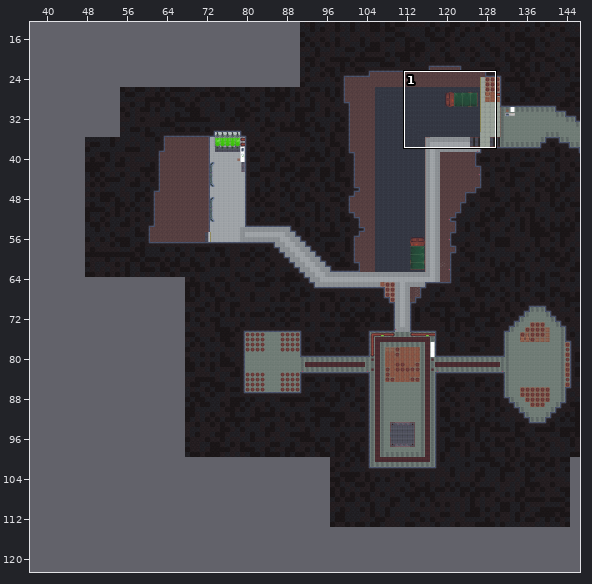
Tiled map: libGDX Workspace/core/assets/tileMaps/Level2/Level2Partial.tmx. The picture above shows the old version from afar; the outline marks the close-up.
Close-up. Before the edit:
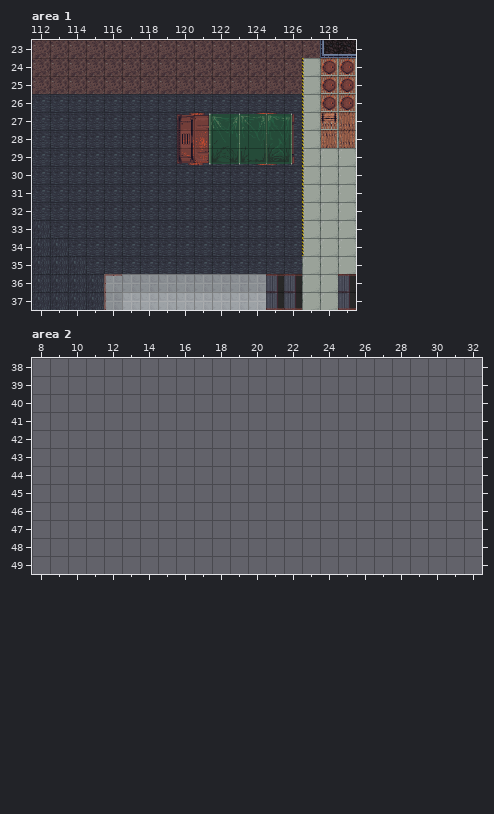
Cells are 32x32 px. Shown: area 1 x 112..129, y 23..37; area 2 x 8..32, y 38..49. The commit also changed other parts of the map, which this record leaves out.
The result:
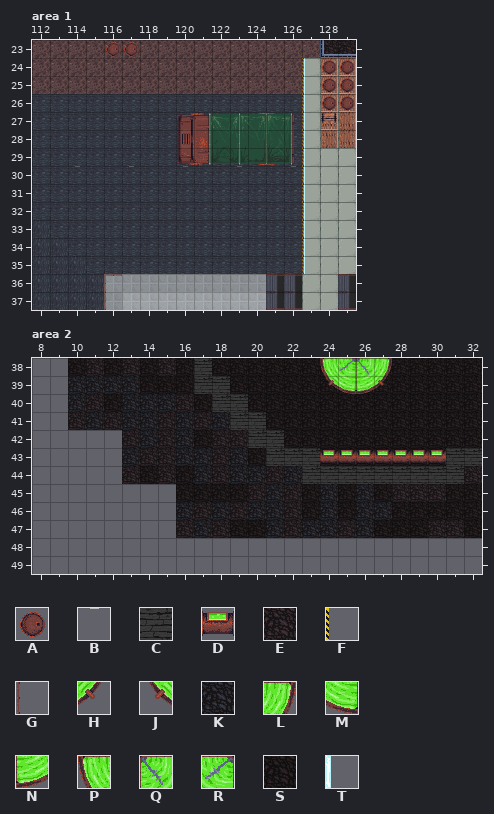
Key: from "Level One": A 43 "tile043", B 63 turned 90 "tile063", C 125 "tile105", D 129 "tile109 (2)", E 132 "tile111 (2)", F 135 turned 270 "tile113", G 136 "tile114 (2)", H 144 turned 180 "tile118", J 144 turned 270 "tile118", K 145 "tile119 (2)", L 146 flipped on the other diagonal "tile119", M 146 flipped up-down "tile119", N 146 turned 180 "tile119", P 146 turned 270 "tile119", Q 148 "tile120", R 148 turned 90 "tile120", S 166 "tile111 (4)", T 177 "tile203".
_ is an empty cell, . an unchanged one.
What changed:
--- layer "Level/3", area 1
@@ x 127..127 @@
-24 _
-25 _
+24 G
+25 G
--- layer "Level/5 Main", area 1
@@ x 127..127 @@
-24 _
-25 _
-26 _
-27 _
-28 _
-29 _
-30 _
-31 _
-32 _
-33 _
-34 _
-35 _
+24 T
+25 T
+26 T
+27 T
+28 T
+29 T
+30 T
+31 T
+32 T
+33 T
+34 T
+35 T
--- layer "Level/6", area 1
@@ x 127..127 @@
-35 _
+35 F
--- layer "Level/7", area 1
@@ x 127..127 @@
-24 _
-25 _
-26 _
-27 _
-28 _
-29 _
-30 _
-31 _
-32 _
-33 _
-34 _
-35 _
+24 G
+25 G
+26 G
+27 G
+28 G
+29 G
+30 G
+31 G
+32 G
+33 G
+34 G
+35 G
--- layer "Level/9", area 1
@@ x 116..117 @@
-23 __
+23 AA
@@ x 114..126 @@
-30 _.._.._.._.._
+30 B..B..B..B..B
--- layer "Level/Sketch", area 2
@@ x 10..32 @@
-38 _______................
-39 _______................
-40 ________...............
-41 _________..............
-42 ..._______........._...
-43 ...________............
-44 ...__________........._
-45 ......_________________
-46 ......_________________
-47 ......_________________
+38 SESESES................
+39 KKKKSSS................
+40 KESKKKES...............
+41 EKEKKEKEK..............
+42 ...EKEKSEE.........S...
+43 ...KEEKKEKS............
+44 ...ESESKEKKEK.........E
+45 ......SSSSEKESKSKSEEESS
+46 ......KEKEKKESKSKKSSSSS
+47 ......EKESSKEKKEKSSSEES
--- layer "Level/5 Main", area 2
@@ x 18..32 @@
-38 _______..______
-39 .______________
-40 .._____________
-41 ...____________
-42 ...._______.___
-43 ......_______..
+38 SSSSSSS..SSSSSS
+39 .SSSSSSSSSSSSSS
+40 ..SSSSSSSSSSSSS
+41 ...SSSSSSSSSSSS
+42 ....SSSSSSS.SSS
+43 ......SSSSSSS..
--- layer "Level/9", area 2
@@ x 17..32 @@
-38 _......____.....
-39 __.....____.....
-40 .__.............
-41 ..__............
-42 ...__...........
-43 ....____________
-44 ......_________.
+38 C......PRQL.....
+39 CC.....JMNH.....
+40 .CC.............
+41 ..CC............
+42 ...CC...........
+43 ....CCCDDDDDDDCC
+44 ......CCCCCCCCC.
Changed places in both close-ups, as pixel boxes (x1, y1, x2, y2):
added: (106, 42, 139, 57)
added: (291, 58, 305, 274)
added: (75, 166, 80, 167)
added: (129, 166, 134, 167)
added: (183, 166, 188, 167)
added: (237, 166, 242, 167)
added: (68, 358, 482, 538)
